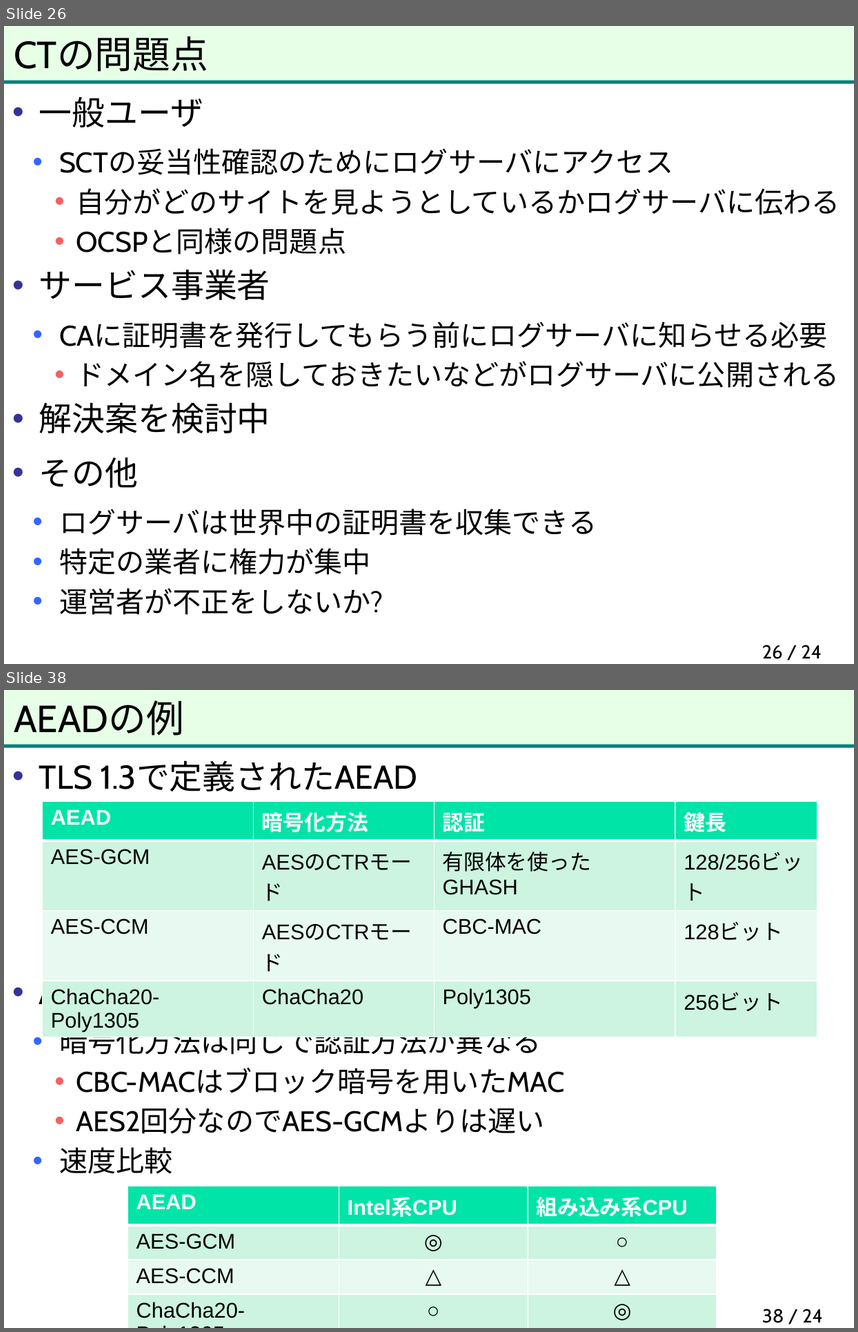
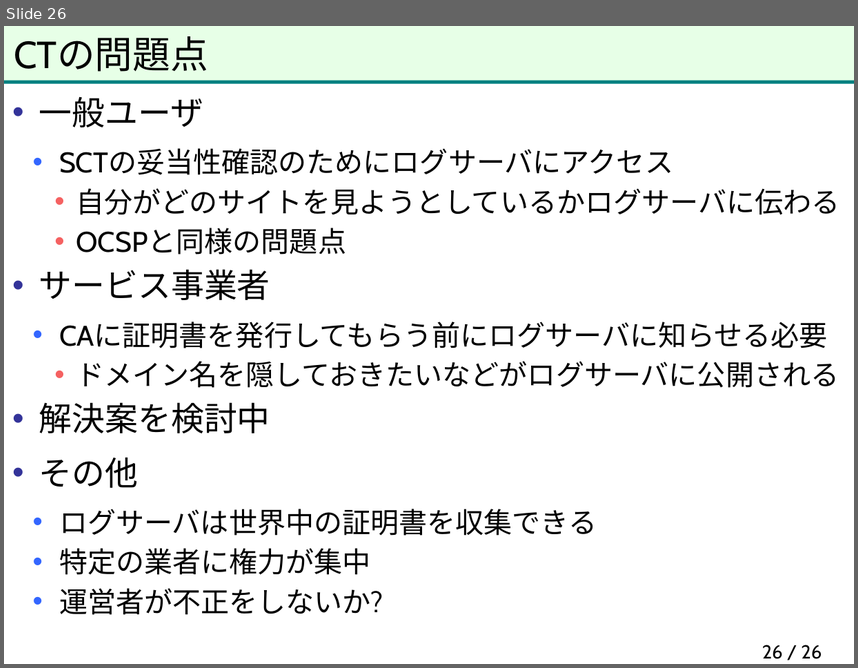
Before and after one commit to herumi/anninbon, a slide deck: lec/anninbon8.pptx. Shown one above the other, each under a label of ours: slides 26 and 38 before the commit, slide 26 after it; the slides between them are not shown. The pictures are 858x1332 and 858x668 pixels, drawn with LibreOffice and Linux fonts; fonts in the diff are those of the drawing; background and template pictures are left out. Boxes give left, top, right and bottom in pixels: in the first picture for what was removed or moved away, otherwise in the second. Text is boxed around its words. In the diff, an @@ line names an element or a change of style, - is before the commit and + after.

```diff
--- a/lec/anninbon8.pptx
+++ b/lec/anninbon8.pptx
@@ slide 38 removed at bbox=[4, 690, 854, 1328], background #FFFFFF; not listed: 2 template elements that a slide beside it also shows @@
@@ title removed at bbox=[14, 700, 184, 736] @@
-AEADの例
@@ text removed at bbox=[39, 760, 565, 1174] @@
-• TLS 1.3で定義されたAEAD
-• AES-GCMとAES-CCMの比較
-  • 暗号化方法は同じで認証方法が異なる
-    • CBC-MACはブロック暗号を用いたMAC
-    • AES2回分なのでAES-GCMよりは遅い
-  • 速度比較
@@ table removed at bbox=[42, 801, 817, 1034], 4 rows, 4 columns @@
-AEAD | 暗号化方法 | 認証 | 鍵長
-AES-GCM | AESのCTRモード | 有限体を使ったGHASH | 128/256ビット
-AES-CCM | AESのCTRモード | CBC-MAC | 128ビット
-ChaCha20-Poly1305 | ChaCha20 | Poly1305 | 256ビット
@@ table removed at bbox=[128, 1185, 716, 1323], 4 rows, 3 columns @@
-AEAD | Intel系CPU | 組み込み系CPU
-AES-GCM | ◎ | ○
-AES-CCM | △ | △
-ChaCha20-Poly1305 | ○ | ◎
@@ page number removed at bbox=[762, 1308, 823, 1323] @@
-38 / 24
@@ page number at bbox=[762, 644, 822, 659]: text changed @@
-26 / 24
+26 / 26
```
Also in this commit, not shown: 1 slide changed, 14 other slides removed.
